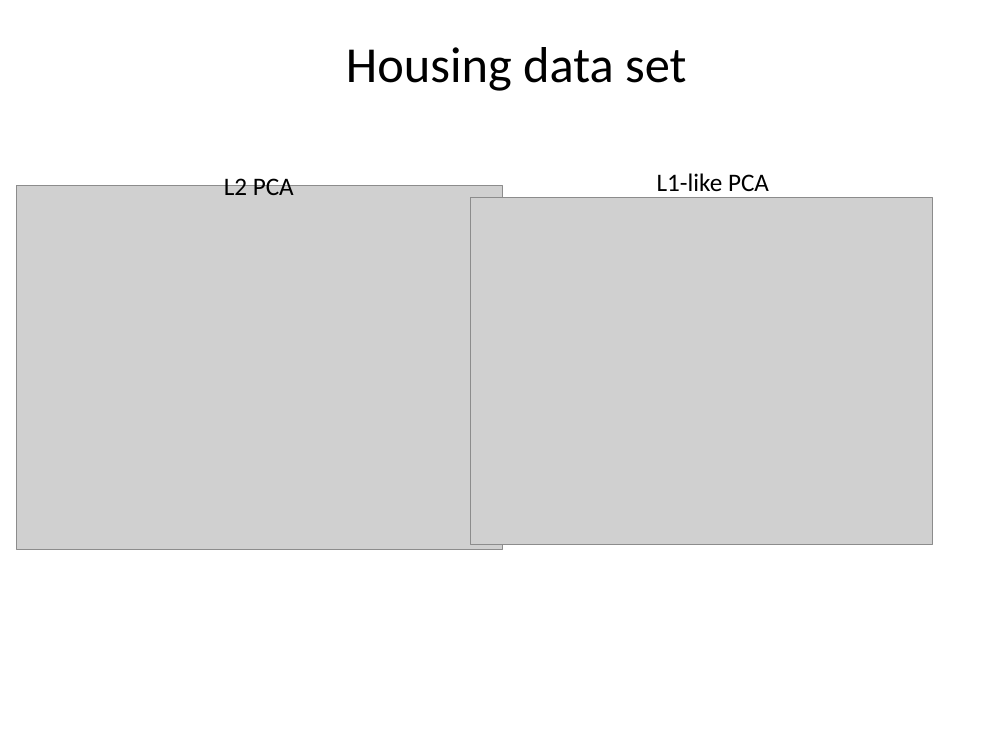
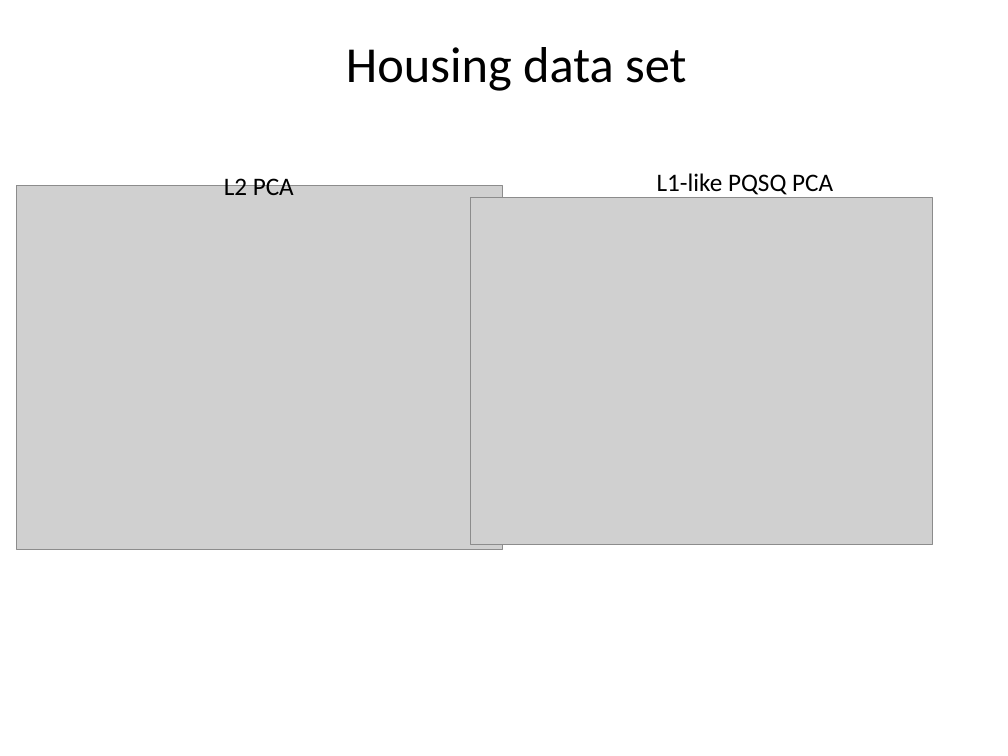
Before and after one commit to sysbio-curie/PQSQ-DataApproximators, a slide deck: slide 4 of slides/PQSQ_Results.pptx. Drawn at 1008x756 pixels with LibreOffice and Linux fonts; fonts in the diff are those of the drawing; grey boxes stand for pictures. Boxes give left, top, right and bottom in pixels: in the first picture for what was removed or moved away, otherwise in the second. Text is boxed around its words. In the diff, an @@ line names an element or a change of style, - is before the commit and + after.

Commit message:
pcaPQSQ in L2

```diff
--- a/slides/PQSQ_Results.pptx
+++ b/slides/PQSQ_Results.pptx
@@ text at <box>657,173,833,198</box>: text changed @@
-L1-like PCA
+L1-like PQSQ PCA
```
Also in this commit, not shown: 2 slides added, 6 other files.
